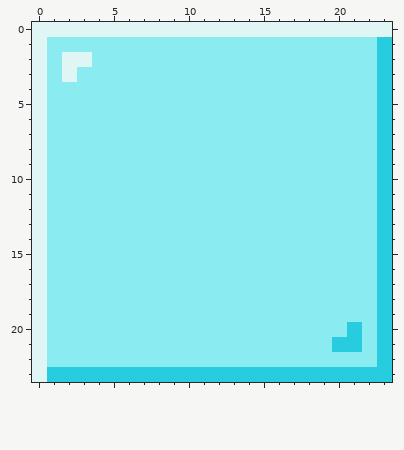
One commit to this pixel-art sprite: img/blueblock.png. That is the earlier state.
The file is 48x48 pixels, drawn in blocks of 2x2; one block is one cell here.
The result:
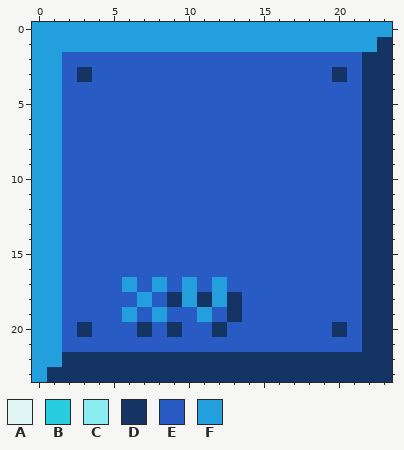
Palette (. is transparent): A #dff6f5  B #28ccdf  C #8aebf1  D #143464  E #285cc4  F #249fde
What changed:
Changed rows in their new state; - is an unchanged pixel.
first column x 0:
 0 FFFFFFFFFFFFFFFFFFFFFFFF
 1 FFFFFFFFFFFFFFFFFFFFFFFD
 2 FFEEEEEEEEEEEEEEEEEEEEDD
 3 FFEDEEEEEEEEEEEEEEEEDEDD
 4 FFEEEEEEEEEEEEEEEEEEEEDD
 5 FFEEEEEEEEEEEEEEEEEEEEDD
 6 FFEEEEEEEEEEEEEEEEEEEEDD
 7 FFEEEEEEEEEEEEEEEEEEEEDD
 8 FFEEEEEEEEEEEEEEEEEEEEDD
 9 FFEEEEEEEEEEEEEEEEEEEEDD
10 FFEEEEEEEEEEEEEEEEEEEEDD
11 FFEEEEEEEEEEEEEEEEEEEEDD
12 FFEEEEEEEEEEEEEEEEEEEEDD
13 FFEEEEEEEEEEEEEEEEEEEEDD
14 FFEEEEEEEEEEEEEEEEEEEEDD
15 FFEEEEEEEEEEEEEEEEEEEEDD
16 FFEEEEEEEEEEEEEEEEEEEEDD
17 FFEEEEFEFEFEFEEEEEEEEEDD
18 FFEEEEEFEDFDFDEEEEEEEEDD
19 FFEEEEFEFEEFEDEEEEEEEEDD
20 FFEDEEEDEDEEDEEEEEEEDEDD
21 FFEEEEEEEEEEEEEEEEEEEEDD
22 FFDDDDDDDDDDDDDDDDDDDDDD
23 FDDDDDDDDDDDDDDDDDDDDDDD
Changed places in both pictures, as pixel boxes (x1, y1, x2, y2):
changed: (32, 22, 392, 382)
